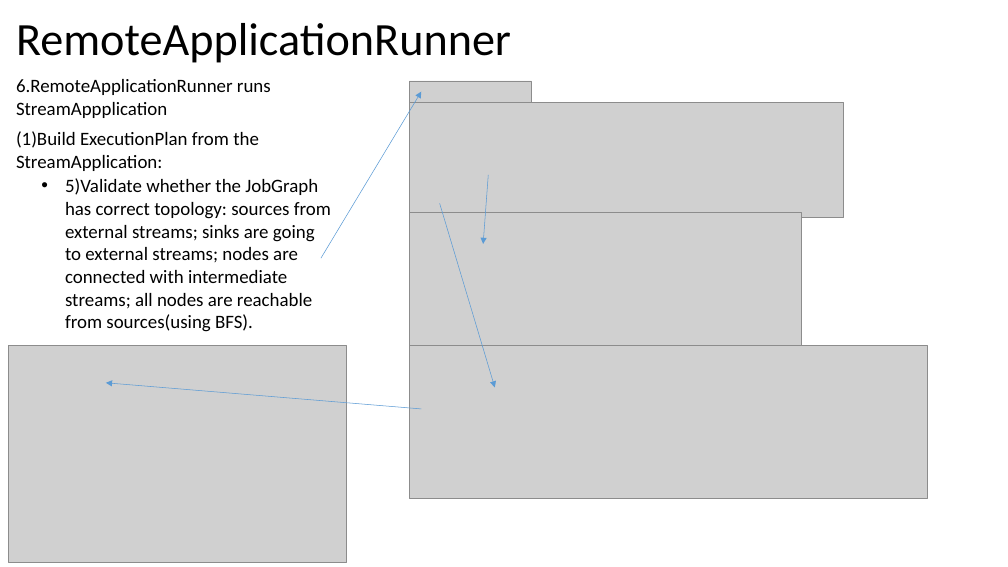
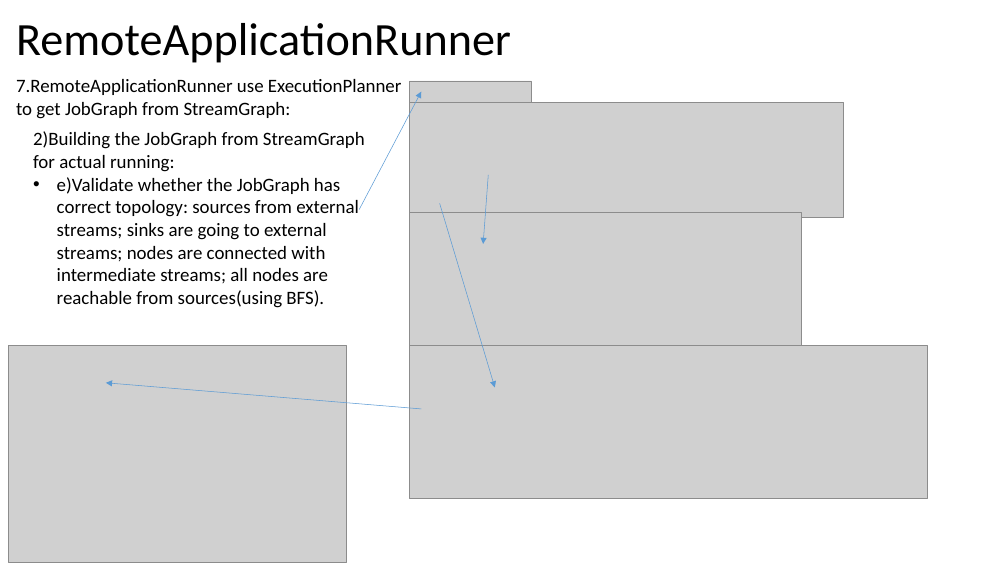
Before and after one commit to Swrrt/Samza-Documents, a slide deck: slide 47 of Documentation/SamzaStructure.pptx (slide 46 before the commit). Drawn at 1008x567 pixels with LibreOffice and Linux fonts; fonts in the diff are those of the drawing; grey boxes stand for pictures. Boxes give left, top, right and bottom in pixels: in the first picture for what was removed or moved away, otherwise in the second. Text is boxed around its words. In the diff, an @@ line names an element or a change of style, - is before the commit and + after.

Commit message:
StreamManager

```diff
--- a/Documentation/SamzaStructure.pptx
+++ b/Documentation/SamzaStructure.pptx
@@ text at [16,79,402,119]: text changed @@
-6.RemoteApplicationRunner runs StreamAppplication
+7.RemoteApplicationRunner use ExecutionPlanner to get JobGraph from StreamGraph:
@@ arrow moved from (321, 258) - (421, 91) to (359, 209) - (421, 91) @@
@@ text removed at [16,131,259,171] @@
-(1)Build ExecutionPlan from the StreamApplication:
@@ text at [33,131,365,308]: text changed @@
-• 5)Validate whether the JobGraph has correct topology: sources from external streams; sinks are going to external streams; nodes are connected with intermediate streams; all nodes are reachable from sources(using BFS).
+2)Building the JobGraph from StreamGraph for actual running:
+• e)Validate whether the JobGraph has correct topology: sources from external streams; sinks are going to external streams; nodes are connected with intermediate streams; all nodes are reachable from sources(using BFS).
```
Also in this commit, not shown: 23 other slides changed, 1 slide added.
